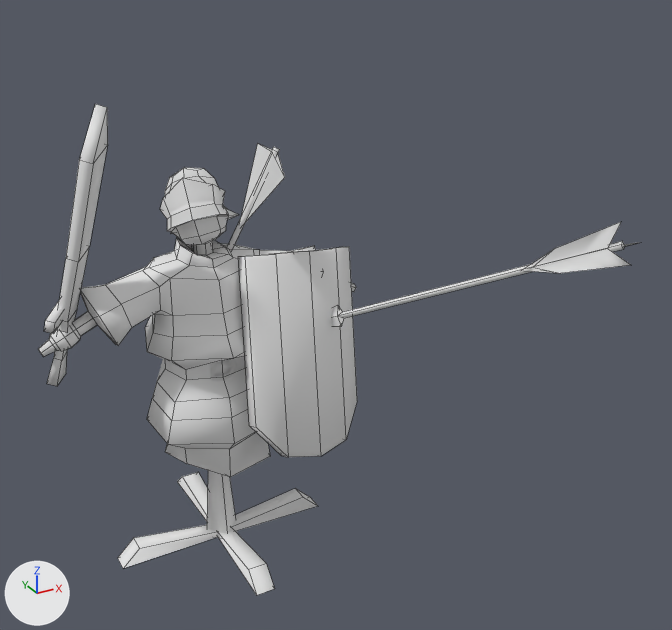
What one commit did to the FBX model Assets/Models/_enemies/targetDummy/training_dummy_01.fbx.
Rendered twice from a 50 mm camera at (-1.29, -3.47, 2.73) aimed at (0.36, -0.47, 1.23). The lights are fixed; the arrows at lower left show +X, +Y and +Z. The picture after the commit comes second. Mesh edges are drawn as thin lines. Where no turn or scale is listed for an object, it has been applied to the vertices.

The first picture shows 'dummy.005'.
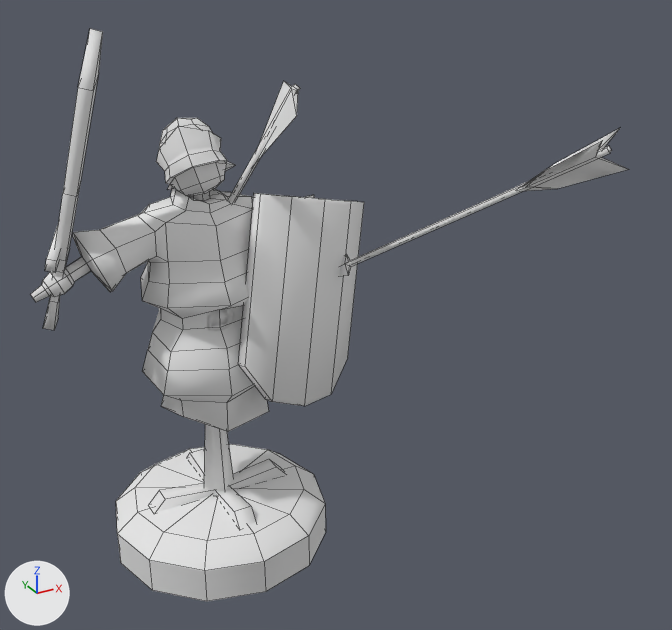
Boxes [x1, y1, x2, y2] around the edits, measured in the pictures (672 x 630 px; the box of a moved part takes in the faces that stretch with it):
'dummy.005', reshaped (16% taller): before [38, 104, 640, 595]; after [31, 29, 629, 601]
part 1 of me_cube_005, moved or reshaped: before [207, 470, 236, 538]; after [204, 424, 234, 495]
part 2 of me_cube_005, moved or reshaped: before [38, 237, 356, 477]; after [31, 187, 314, 432]
part 3 of me_cube_005, moved or reshaped: before [178, 472, 275, 595]; after [187, 449, 256, 528]
part 4 of me_cube_005, moved or reshaped: before [238, 247, 357, 457]; after [238, 193, 364, 406]
part 5 of me_cube_005, moved or reshaped: before [47, 104, 108, 386]; after [43, 29, 103, 330]
part 6 of me_cube_005, moved or reshaped: before [44, 301, 63, 334]; after [45, 222, 61, 272]
part 7 of me_cube_005, moved or reshaped: before [160, 167, 238, 246]; after [156, 118, 235, 196]
part 8 of me_cube_005, moved or reshaped: before [331, 241, 624, 327]; after [340, 146, 612, 277]
part 9 of me_cube_005, moved or reshaped: before [529, 222, 640, 273]; after [521, 128, 629, 191]
part 10 of me_cube_005, moved or reshaped: before [227, 147, 280, 251]; after [228, 84, 300, 203]
part 11 of me_cube_005, moved or reshaped: before [241, 144, 285, 221]; after [257, 81, 298, 161]
part 12 of me_cube_005, added: after [116, 444, 326, 601]
part 13 of me_cube_005, deleted: before [118, 488, 318, 568]
part 14 of me_cube_005, added: after [150, 459, 285, 512]

Diff of the bpy script that builds the scene:
```diff
--- a/Assets/Models/_enemies/targetDummy/training_dummy_01.fbx.py
+++ b/Assets/Models/_enemies/targetDummy/training_dummy_01.fbx.py
@@ mat_dummy_baked_02 @@
+mat_dummy_baked_02 = bpy.data.materials.new('dummy_baked_02')
+# uses the picture img_dummy_lp_bake1_pbr_stoa_metalness_png
+# uses the picture img_dummy_lp_bake1_pbr_stoa_normal_png
@@ me_cube_005 @@
 # verts and faces of me_cube_005; kept vertices keep their numbers, new ones are numbered from 420
-me_cube_005.from_pydata(...)  # 420 vertices, 404 faces; spans x -0.72..1.16, y -1.34..0.5, z 0.0..2.08
-me_cube_005.materials.append(mat_dummy_baked)
+me_cube_005.from_pydata(...)  # 457 vertices, 440 faces; spans x -0.72..1.07, y -1.27..0.49, z 0.0..2.34
+# me_cube_005 part 1: the loose piece of 8 vertices spanning x -0.08..0.08, y -0.08..0.08, z 0.0..0.44 is moved by (0.0, 0.0, 0.23), in mat_dummy_baked_02
+# me_cube_005 part 2: the loose piece of 212 vertices spanning x -0.72..0.72, y -0.26..0.26, z 0.35..1.56 is moved by (0.0, 0.0, 0.23), in mat_dummy_baked_02
+# me_cube_005 part 3: the loose piece of 12 vertices spanning x -0.04..0.04, y -0.5..0.5, z 0.0..0.08 is scaled about its middle by (0.949, 0.667, 0.771), then moved by (0.0, 0.0, 0.23), in mat_dummy_baked_02
+# me_cube_005 part 4: the loose piece of 20 vertices spanning x 0.04..0.7, y -0.4..0.06, z 0.51..1.42 is multiplied about its middle by the matrix ((0.992, 0.046, 0.114), (-0.035, 0.994, -0.102), (-0.118, 0.097, 0.988)), then moved by (0.03, 0.04, 0.23), in mat_dummy_baked_02
+# me_cube_005 part 5: the loose piece of 26 vertices spanning x -0.7..-0.38, y -0.19..0.11, z 0.95..2.08 is multiplied about its middle by the matrix ((0.98, -0.196, -0.02), (0.195, 0.981, -0.014), (0.022, 0.01, 1.0)), then moved by (0.01, 0.0, 0.25), in mat_dummy_baked_02
+# me_cube_005 part 6: the loose piece of 8 vertices spanning x -0.71..-0.49, y -0.13..0.17, z 1.23..1.33 is scaled about its middle by (0.701, 1.11, 1.06), then moved by (0.0, -0.01, 0.25), in mat_dummy_baked_02
+# me_cube_005 part 7: the loose piece of 80 vertices spanning x -0.15..0.19, y -0.12..0.23, z 1.43..1.75 is multiplied about its middle by the matrix ((0.996, -0.074, -0.044), (0.076, 0.996, 0.053), (0.04, -0.056, 0.998)), then moved by (0.0, 0.01, 0.21), in mat_dummy_baked_02
+# me_cube_005 part 8: the loose piece of 11 vertices spanning x 0.43..1.08, y -1.27..0.02, z 0.97..1.66 is multiplied about its middle by the matrix ((-0.737, -0.654, 0.169), (-0.469, 0.315, -0.825), (0.486, -0.687, -0.539)), then moved by (0.01, 0.04, 0.26), in mat_dummy_baked_02
+# me_cube_005 part 9: the loose piece of 13 vertices spanning x 0.9..1.16, y -1.34..-0.93, z 1.47..1.74 is multiplied about its middle by the matrix ((-0.737, -0.654, 0.169), (-0.469, 0.315, -0.825), (0.486, -0.687, -0.539)), then moved by (-0.09, 0.02, 0.29), in mat_dummy_baked_02
+# me_cube_005 part 10: the loose piece of 13 vertices spanning x 0.04..0.26, y -0.21..0.14, z 1.16..1.86 is multiplied about its middle by the matrix ((0.95, 0.259, 0.173), (-0.26, 0.966, -0.02), (-0.172, -0.026, 0.985)), then moved by (0.02, -0.09, 0.27), in mat_dummy_baked_02
+# me_cube_005 part 11: the loose piece of 5 vertices spanning x 0.14..0.26, y -0.27..-0.02, z 1.48..1.86 is multiplied about its middle by the matrix ((0.95, 0.259, 0.173), (-0.26, 0.966, -0.02), (-0.172, -0.026, 0.985)), then moved by (0.02, -0.1, 0.27), in mat_dummy_baked_02
+# me_cube_005 part 12: a new loose piece of 37 vertices spanning x -0.49..0.49, y -0.49..0.49, z 0.0..0.24, in mat_dummy_baked_02
+# me_cube_005 part 13: the loose piece of 12 vertices spanning x -0.5..0.5, y -0.04..0.04, z 0.0..0.08 is deleted
+# me_cube_005 part 14
+verts[420] = (0.28, -0.04, 0.3)  # pixel (276, 466)
+verts[421] = (0.33, -0.04, 0.23)  # pixel (286, 474)
+verts[422] = (-0.28, -0.04, 0.3)  # pixel (165, 499)
+verts[423] = (-0.33, -0.04, 0.23)
+for new, old in zip([*range(424, 428)], [*range(420, 424)]): verts[new] = verts[old] + (0.0, 0.08, 0.0)
+verts[428] = (0.0, -0.03, 0.26)
+verts[429] = (0.0, 0.03, 0.26)
+verts[430] = (0.0, 0.03, 0.23)
+verts[431] = (0.0, -0.03, 0.23)
+faces += [(422, 423, 431, 428), (422, 428, 429, 426), (420, 424, 429, 428), (420, 428, 431, 421), (420, 421, 425, 424), (424, 425, 430, 429)]
+faces += [(426, 429, 430, 427), (422, 426, 427, 423)]
+me_cube_005.materials.append(mat_dummy_baked_02)
```
